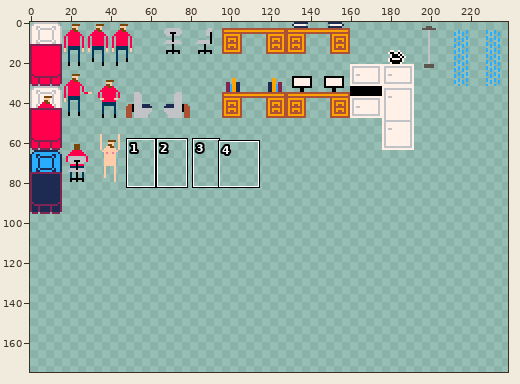
Two versions of one sprite sheet, graphics/sprites.png. Above: a wide view before the commit, with the close-up outlined.
Close-up. Before the edit:
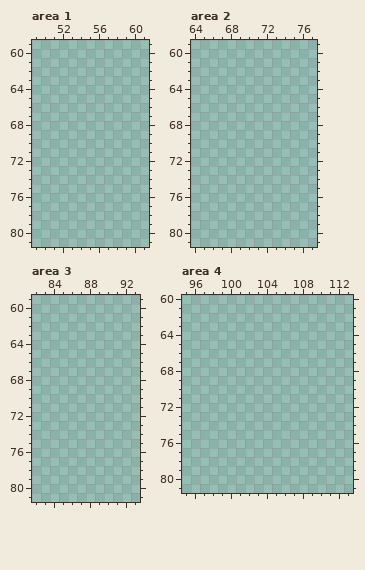
The file is 512x512 pixels. Colours within 5 levels of each other are drawn and written as one. Shown: area 1: x 49..61, y 59..81; area 2: x 64..77, y 59..81; area 3: x 82..93, y 59..81; area 4: x 95..113, y 60..81. The wide view leaves out empty margins. The commit also changed other parts of the picture, which this record leaves out.
New version:
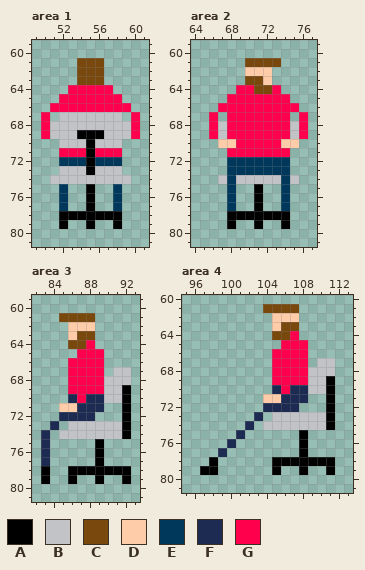
Palette (. is transparent): A #000000  B #c2c3c7  C #78480c  D #ffccaa  E #00385c  F #1d2b53  G #ff004d
From old to new:
Changed rows in their new state; - is an unchanged pixel.
Area 1:
first column x 50:
61 ----CCC----
62 ----CCC----
63 ----CCC----
64 ---GGGGG---
65 --GGGGGGG--
66 -GGGGGGGGG-
67 G-BBBBBBB-G
68 GBBBBBBBBBG
69 GBBBAAABBBG
70 --BBBABBB--
71 --GGGAGGG--
72 --EEEAEEE--
73 --BBBABBB--
74 -BBBBBBBBB-
75 --E--A--E--
76 --E--A--E--
77 --E--A--E--
78 --AAAAAAA--
79 --A--A--A--
Area 2:
first column x 66:
61 ----CCCC---
62 ----DDD----
63 ----CCD----
64 ---GGCCG---
65 --GGGGGGG--
66 -GGGGGGGGG-
67 G-GGGGGGG-G
68 GBGGGGGGGBG
69 GBGGGGGGGBG
70 -DDGGGGGDD-
71 --GGGGGGG--
72 --EEEEEEE--
73 --EEEEEEE--
74 -BEBBBBBEB-
75 --E--A--E--
76 --E--A--E--
77 --E--A--E--
78 --AAAAAAA--
79 --A--A--A--
Area 3:
first column x 83:
61 --CCCC----
62 ---DDD----
63 ---DCC----
64 ---CCG----
65 ----GGG---
66 ---GGGG---
67 ---GGGG-BB
68 ---GGGGBBB
69 ---GGGGBBA
70 ---FGFFBBA
71 --DDFFF--A
72 --FFFF---A
73 -F-BBBBBBA
74 F-BBBBBBBA
75 F-----A---
76 F-----A---
77 F-----A---
78 A--AAAAAAA
79 A--A--A--A
Area 4:
first column x 97:
61 -------CCCC----
62 --------DDD----
63 --------DCC----
64 --------CCG----
65 ---------GGG---
66 --------GGGG---
67 --------GGGG-BB
68 --------GGGGBBB
69 --------GGGGBBA
70 --------FGFFBBA
71 -------DDFFF--A
72 -------FFFF---A
73 ------F-BBBBBBA
74 -----F-BBBBBBBA
75 ----F------A---
76 ---F-------A---
77 --F--------A---
78 -A------AAAAAAA
79 AA------A--A--A
Where, in picture pixels (left, top, right, bottom), the same in both close-ups:
added: (41, 58, 140, 229)
added: (209, 58, 308, 229)
added: (41, 313, 131, 484)
added: (200, 304, 335, 475)
